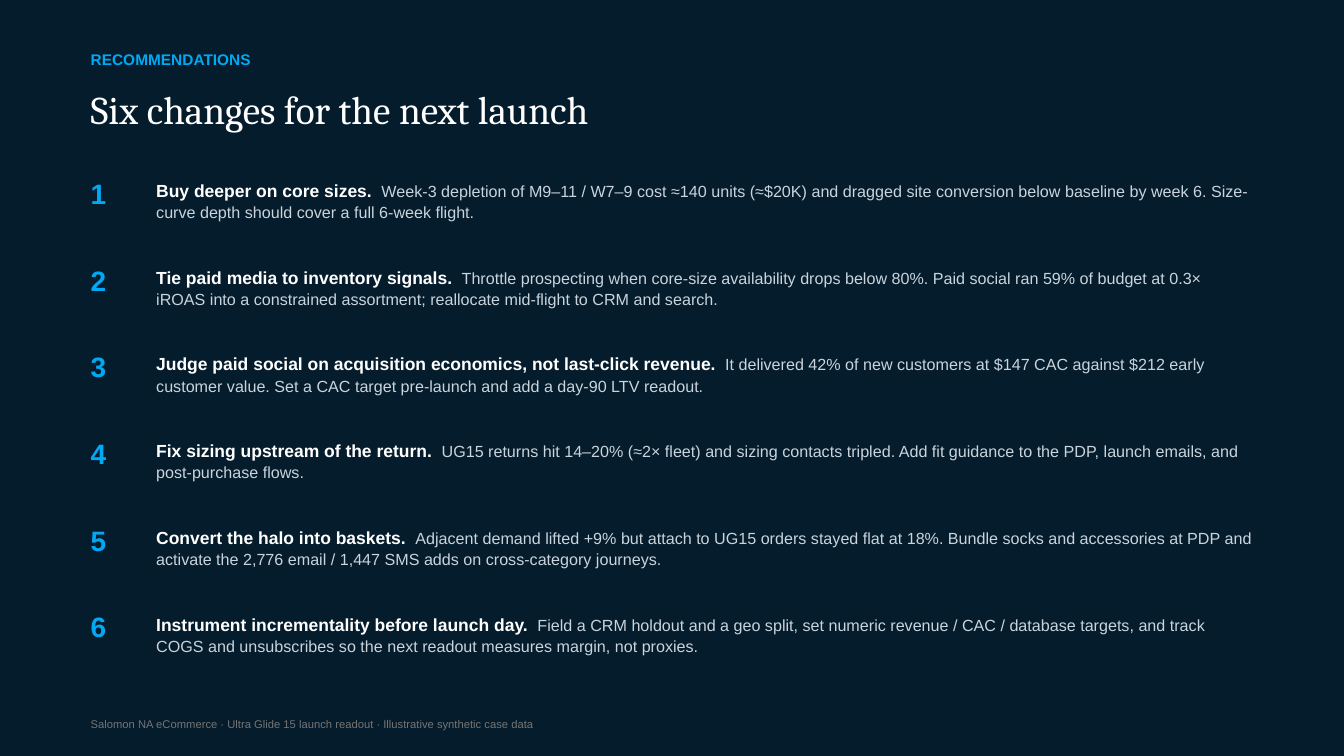
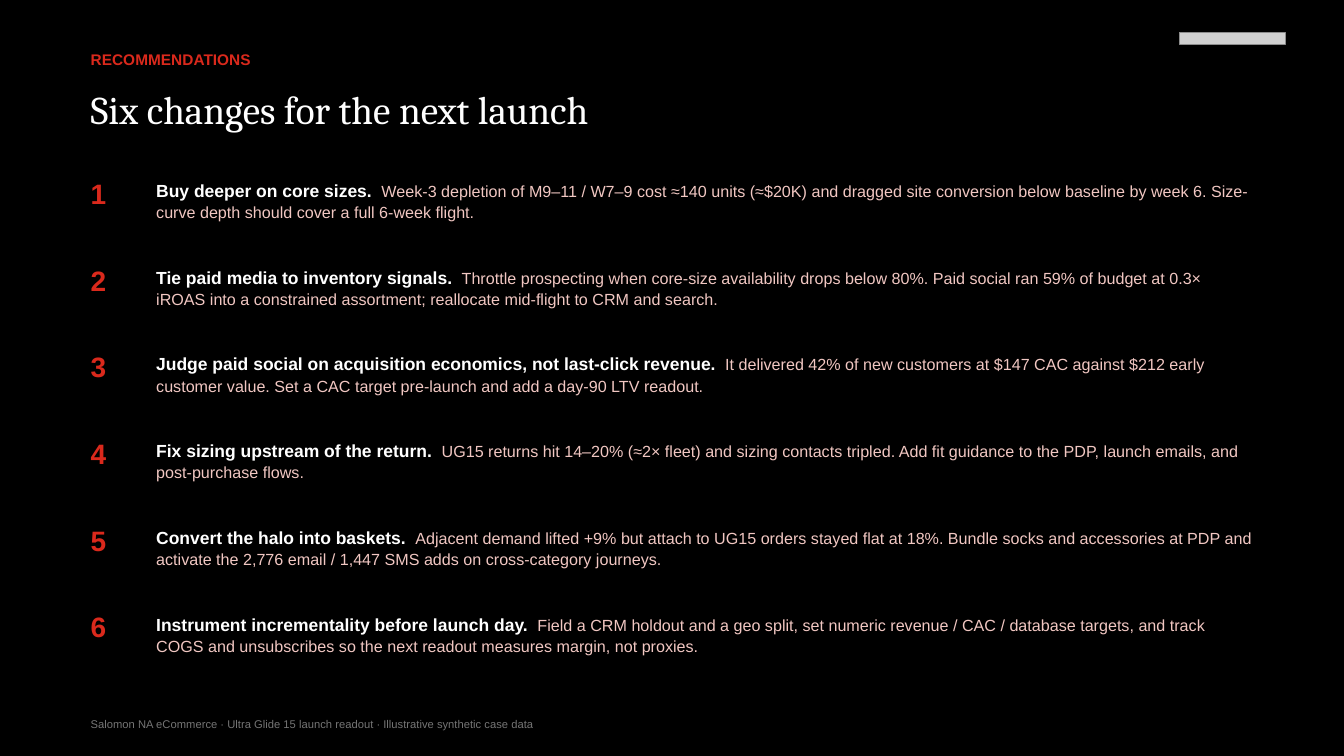
Before and after one commit to andersone17/salomon_case, a slide deck: slide 13 of deliverables/UG15_Campaign_Readout.pptx. Drawn at 1344x756 pixels with LibreOffice and Linux fonts; fonts in the diff are those of the drawing; grey boxes stand for pictures. Boxes give left, top, right and bottom in pixels: in the first picture for what was removed or moved away, otherwise in the second. Text is boxed around its words. In the diff, an @@ line names an element or a change of style, - is before the commit and + after.

```diff
--- a/deliverables/UG15_Campaign_Readout.pptx
+++ b/deliverables/UG15_Campaign_Readout.pptx
@@ rectangle at (0,0,1344,756): fill #051C2C to #000000 @@
@@ picture added at (1180,32,1286,44) @@
@@ text "Buy deeper on core sizes. ..." at (156,184,1248,222): text colour #C9D4DC to #F1C7C2 in "Week-3 depletion of M9–11 / W7–9 cost ..." @@
@@ text "Tie paid media to inventory ..." at (156,271,1201,309): text colour #C9D4DC to #F1C7C2 in "Throttle prospecting when core-size availability drops below ..." @@
@@ text "Judge paid social on acquisition ..." at (156,357,1204,396): text colour #C9D4DC to #F1C7C2 in "It delivered 42% of new customers at ..." @@
@@ text "Fix sizing upstream of the ..." at (156,444,1238,482): text colour #C9D4DC to #F1C7C2 in "UG15 returns hit 14–20% (≈2× fleet) and ..." @@
@@ text "Convert the halo into baskets. ..." at (156,531,1252,569): text colour #C9D4DC to #F1C7C2 in "Adjacent demand lifted +9% but attach to ..." @@
@@ text colour #00A9F4 to #DA291C in 7 elements at (91,54,251,65), (91,184,107,204), (91,271,107,291), (91,357,107,378), (91,444,107,464), (91,531,107,552), (91,617,107,638) @@
@@ text "Instrument incrementality before launch day. ..." at (156,618,1205,656): text colour #C9D4DC to #F1C7C2 in "Field a CRM holdout and a geo ..." @@
```
Also in this commit, not shown: 12 other slides changed, 11 other files.
